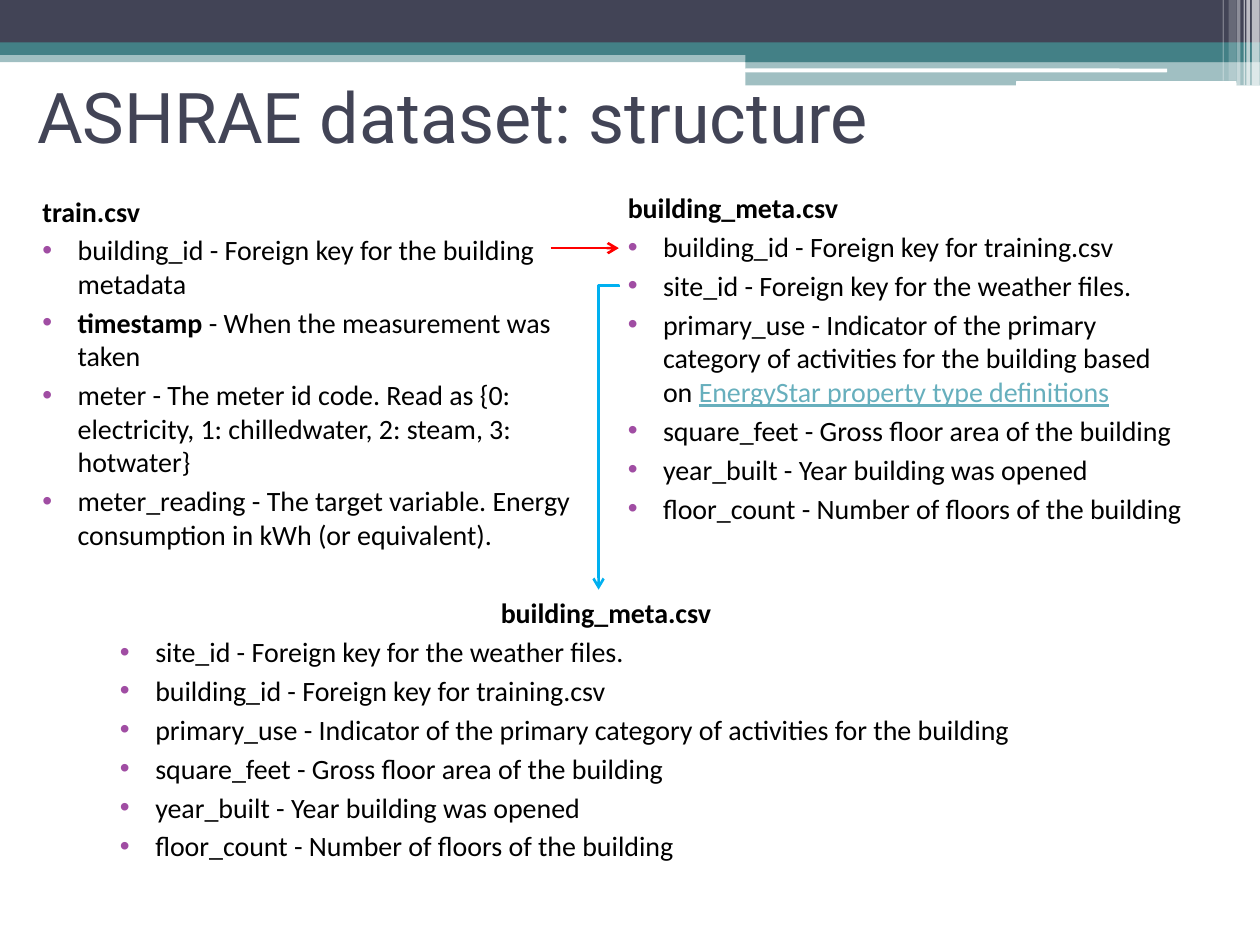
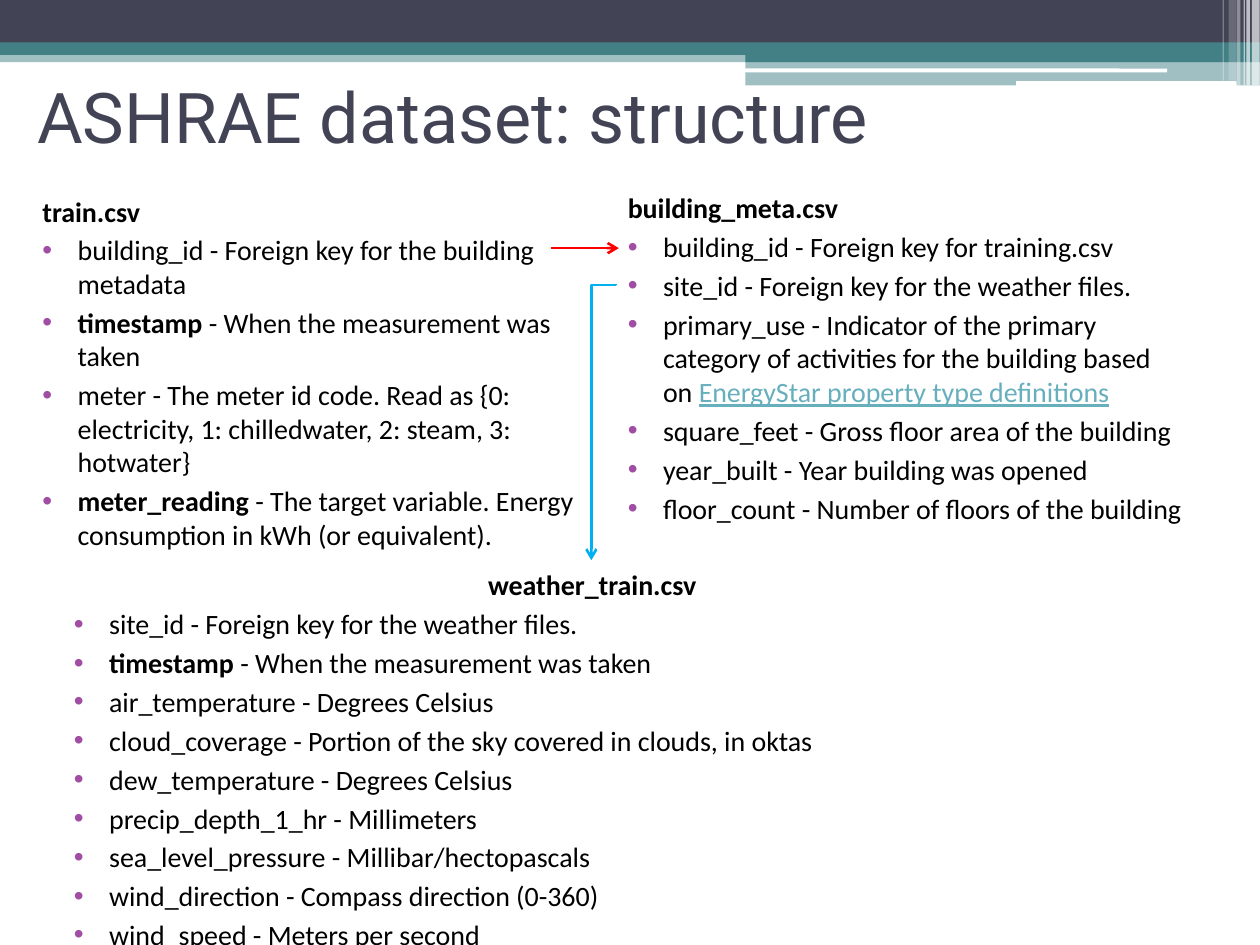
Before and after one commit to TarasKutsyk/ML-for-Automation-Project, a slide deck: slide 4 of Presentation ASHRAE.pptx. Drawn at 1260x945 pixels with LibreOffice and Linux fonts; fonts in the diff are those of the drawing. Boxes give left, top, right and bottom in pixels: in the first picture for what was removed or moved away, otherwise in the second. Text is boxed around its words. In the diff, an @@ line names an element or a change of style, - is before the commit and + after.

```diff
--- a/Presentation ASHRAE.pptx
+++ b/Presentation ASHRAE.pptx
@@ elbow arrow moved from (619, 287) - (598, 590) to (616, 284) - (591, 561) @@
@@ text at (78, 491, 573, 550): bold on in "meter_reading" @@
@@ text "weather_train.csv": place and size @@
-text "weather_train.csv" at (155, 603, 1009, 861)
+text "weather_train.csv" at (109, 575, 813, 911)
@@ text at (488, 575, 696, 599): text changed @@
-building_meta.csv
+weather_train.csv
@@ text at (109, 653, 813, 911): text changed @@
-• building_id - Foreign key for training.csv
-• primary_use - Indicator of the primary category of activities for the building
-• square_feet - Gross floor area of the building
-• year_built - Year building was opened
-• floor_count - Number of floors of the building
+• timestamp - When the measurement was taken
+• air_temperature - Degrees Celsius
+• cloud_coverage - Portion of the sky covered in clouds, in oktas
+• dew_temperature - Degrees Celsius
+• precip_depth_1_hr - Millimeters
+• sea_level_pressure - Millibar/hectopascals
+• wind_direction - Compass direction (0-360)
+• wind_speed - Meters per second
```
Also in this commit, not shown: 11 other slides changed, 4 slides added, 2 slides removed, 2 other files.
